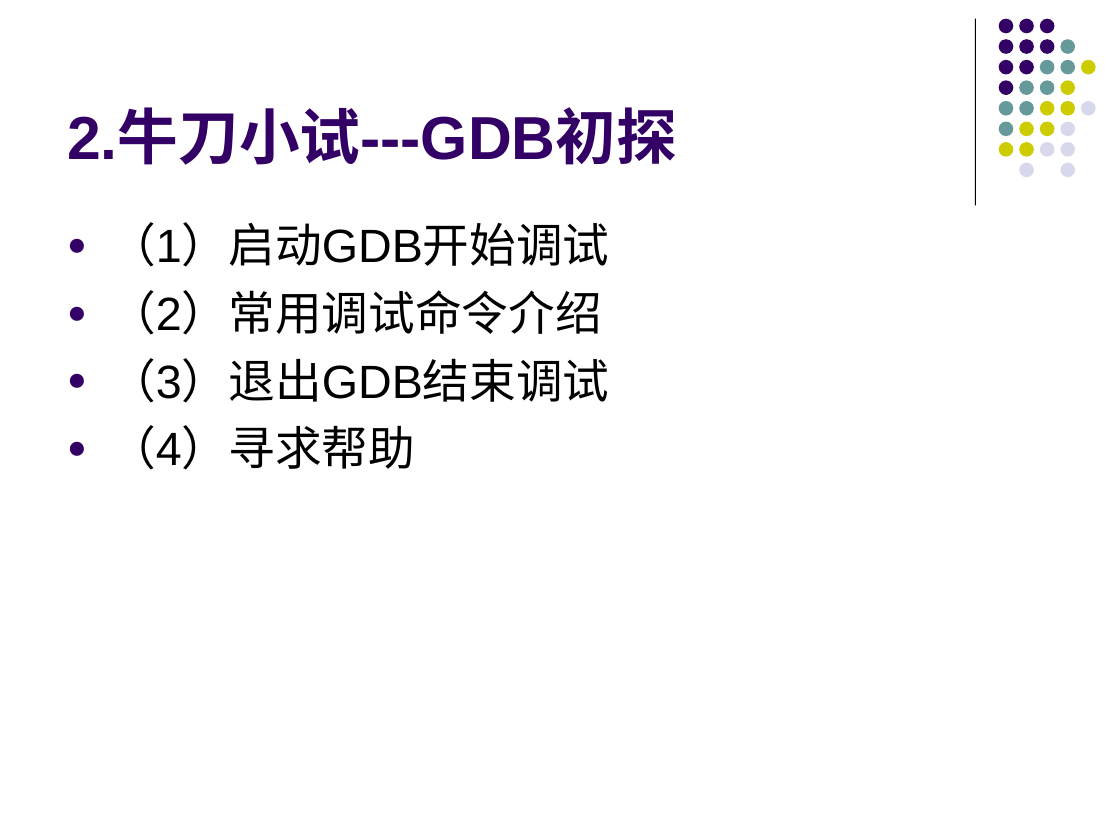
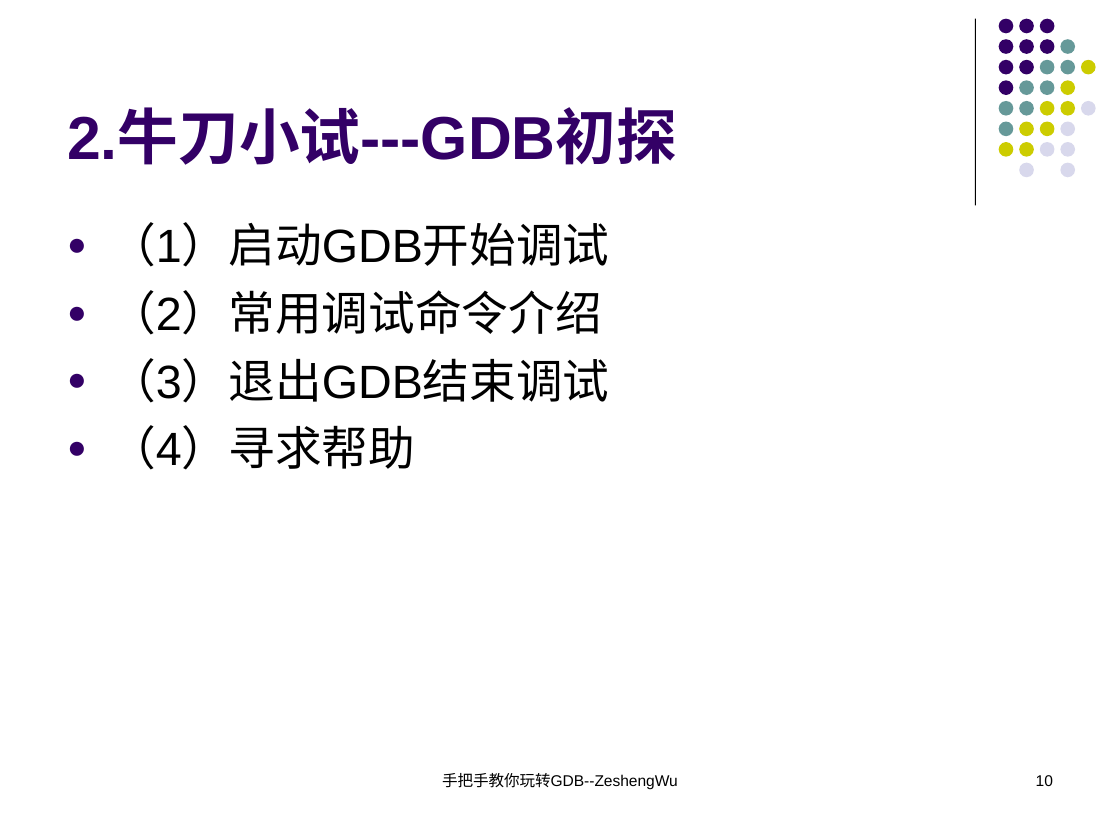
Before and after one commit to KublaikhanGeek/reactor, a slide deck: slide 10 of docs/手把手教你玩转GDB/手把手教你玩转GDB.ppt. Drawn at 1120x840 pixels with LibreOffice and Linux fonts; fonts in the diff are those of the drawing. Boxes give left, top, right and bottom in pixels: in the first picture for what was removed or moved away, otherwise in the second. Text is boxed around its words. In the diff, an @@ line names an element or a change of style, - is before the commit and + after.

```diff
--- a/docs/手把手教你玩转GDB/手把手教你玩转GDB.ppt
+++ b/docs/手把手教你玩转GDB/手把手教你玩转GDB.ppt
@@ text added at bbox=[442, 773, 678, 790], 10 pt, text #000000 @@
+手把手教你玩转GDB--ZeshengWu
@@ page number added at bbox=[1036, 775, 1053, 786], 10 pt, text #000000 @@
+10
```
Also in this commit, not shown: 15 other slides changed, 10 slides added, 1 slide removed, 1 other file.
